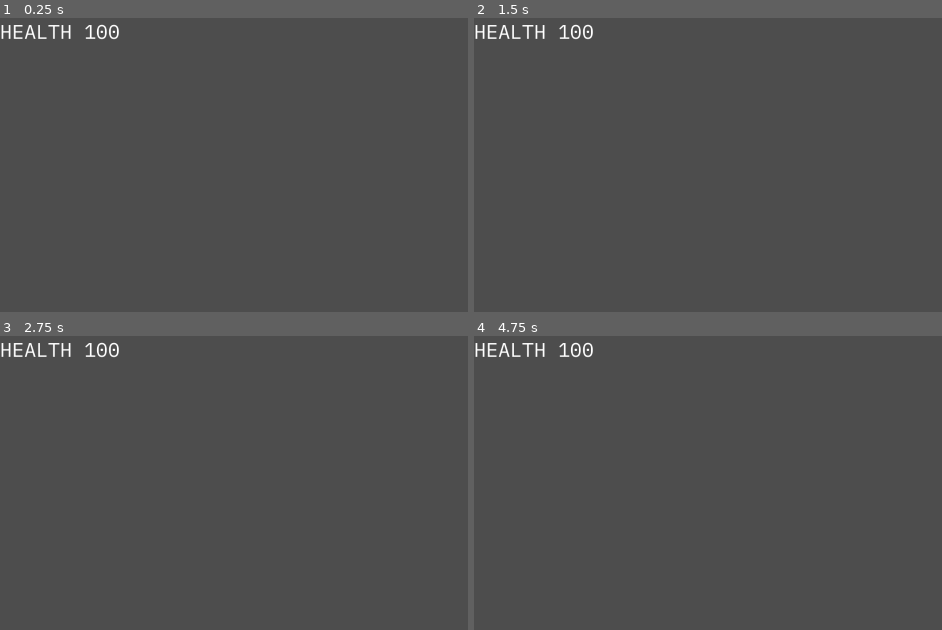
Above: before the commit, frames 1-4 (two rows, left to right).
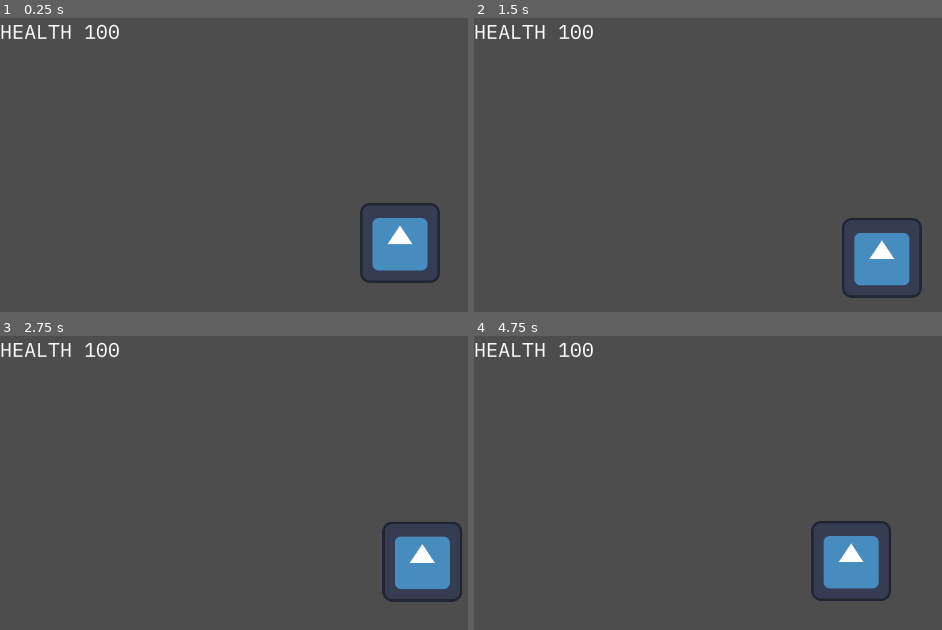
Above: after the commit, the same moments.

Repository: kevinfiddick/kill-switch
Game: Godot game, scene res://scenes/Main.tscn
Same seed, same stepped clock (60 frames per second), same inputs: the game is played once before the commit and once after it. Before the commit the project starts from res://HUD.tscn. The engine's default icon, where the game draws it, is replaced by a stand-in: a white triangle on a blue panel in a dark square.
Inputs:
- Up to frame 1 (0.25 s): no input
- Up to frame 2 (1.5 s): tap Enter at 0.5 s; hold D (Right) 0.53-1.28 s; hold Down (Down) from 1.28 s (still down)
- Up to frame 3 (2.75 s): release Down (Down) at 2.03 s; hold D (Right) from 2.03 s (still down)
- Up to frame 4 (4.75 s): release D (Right) at 2.78 s; hold Up (Up) 2.78-3.53 s; hold Left (Left) from 3.53 s (still down)

The runs differ from the first frame. In frame 1, 2.8% of the frame differs, in the area x 76-95%, y 62-91%; in frame 2, 2.8%, in the area x 78-96%, y 68-96%; in frame 3, 2.6%; in frame 4, 2.8%.

Commit message:
Folder structure, Adjust camera

Diff:
--- a/CameraFollow.gd
+++ /dev/null
@@ -1,14 +0,0 @@
-extends Camera2D
-
-@onready var player = $"../Player"
-
-@export var SPEED = 10
-
-# Called when the node enters the scene tree for the first time.
-func _ready():
-	pass # Replace with function body.
-
-
-# Called every frame. 'delta' is the elapsed time since the previous frame.
-func _process(delta):
-	position = lerp(position, player.position, SPEED * delta)
--- a/Main.tscn
+++ /dev/null
@@ -1,28 +0,0 @@
-[gd_scene load_steps=6 format=3 uid="uid://bb1sfmys2bqkg"]
-
-[ext_resource type="PackedScene" uid="uid://cg2j6hgvxv842" path="res://HUD.tscn" id="1_m5t4r"]
-[ext_resource type="Script" path="res://Player.gd" id="2_yew8v"]
-[ext_resource type="Texture2D" uid="uid://bo7xm7gmyj48p" path="res://icon.svg" id="3_7o0m3"]
-[ext_resource type="Script" path="res://CameraFollow.gd" id="4_mhuiw"]
-
-[sub_resource type="CircleShape2D" id="CircleShape2D_yq888"]
-radius = 100.0
-
-[node name="Node2D" type="Node2D"]
-
-[node name="Control" parent="." instance=ExtResource("1_m5t4r")]
-
-[node name="Player" type="CharacterBody2D" parent="."]
-script = ExtResource("2_yew8v")
-
-[node name="CollisionShape2D" type="CollisionShape2D" parent="Player"]
-shape = SubResource("CircleShape2D_yq888")
-debug_color = Color(0, 0.6, 0.701961, 0.419608)
-
-[node name="Sprite2D" type="Sprite2D" parent="Player"]
-scale = Vector2(1.5, 1.5)
-texture = ExtResource("3_7o0m3")
-
-[node name="Camera2D" type="Camera2D" parent="."]
-process_callback = 0
-script = ExtResource("4_mhuiw")
--- a/project.godot
+++ b/project.godot
@@ -11,7 +11,7 @@
 [application]
 
 config/name="2025 Game"
-run/main_scene="res://HUD.tscn"
+run/main_scene="res://scenes/Main.tscn"
 config/features=PackedStringArray("4.3", "GL Compatibility")
 config/icon="res://icon.svg"
 
--- a/HUD.tscn
+++ b/scenes/HUD.tscn
@@ -1,6 +1,6 @@
 [gd_scene load_steps=2 format=3 uid="uid://cg2j6hgvxv842"]
 
-[ext_resource type="FontFile" uid="uid://bbwgbeipobag8" path="res://IBMPlexMono-Regular.ttf" id="1_i6xgb"]
+[ext_resource type="FontFile" uid="uid://bbwgbeipobag8" path="res://assets/fonts/IBMPlexMono-Regular.ttf" id="1_i6xgb"]
 
 [node name="Control" type="CanvasLayer"]
 
--- /dev/null
+++ b/scenes/Main.tscn
@@ -0,0 +1,15 @@
+[gd_scene load_steps=3 format=3 uid="uid://bb1sfmys2bqkg"]
+
+[ext_resource type="PackedScene" uid="uid://cg2j6hgvxv842" path="res://scenes/HUD.tscn" id="1_w8d0f"]
+[ext_resource type="PackedScene" uid="uid://c2160l6nbot3u" path="res://scenes/Player.tscn" id="2_ayjna"]
+
+[node name="Node2D" type="Node2D"]
+
+[node name="Control" parent="." instance=ExtResource("1_w8d0f")]
+
+[node name="Player" parent="." instance=ExtResource("2_ayjna")]
+position = Vector2(353, 189)
+
+[node name="Camera2D" type="Camera2D" parent="Player"]
+process_callback = 0
+position_smoothing_enabled = true
--- /dev/null
+++ b/scenes/Player.tscn
@@ -0,0 +1,18 @@
+[gd_scene load_steps=4 format=3 uid="uid://c2160l6nbot3u"]
+
+[ext_resource type="Script" path="res://scripts/Player.gd" id="1_6ykmx"]
+[ext_resource type="Texture2D" uid="uid://bo7xm7gmyj48p" path="res://icon.svg" id="2_m53a3"]
+
+[sub_resource type="CircleShape2D" id="CircleShape2D_yq888"]
+radius = 100.0
+
+[node name="Player" type="CharacterBody2D"]
+script = ExtResource("1_6ykmx")
+
+[node name="CollisionShape2D" type="CollisionShape2D" parent="."]
+shape = SubResource("CircleShape2D_yq888")
+debug_color = Color(0, 0.6, 0.701961, 0.419608)
+
+[node name="Sprite2D" type="Sprite2D" parent="."]
+scale = Vector2(1.5, 1.5)
+texture = ExtResource("2_m53a3")
--- a/Player.gd
+++ b/scripts/Player.gd
@@ -4,7 +4,7 @@
 const SPEED = 300.0
 
 
-func _physics_process(delta):
+func _physics_process(_delta):
 
 	# Get the input direction and handle the movement/deceleration.
 	# As good practice, you should replace UI actions with custom gameplay actions.
Renamed: IBMPlexMono-Regular.ttf -> assets/fonts/IBMPlexMono-Regular.ttf
Not shown, changed: assets/fonts/IBMPlexMono-Regular.ttf.import
Renamed: TextEdit.gd -> scripts/TextEdit.gd
